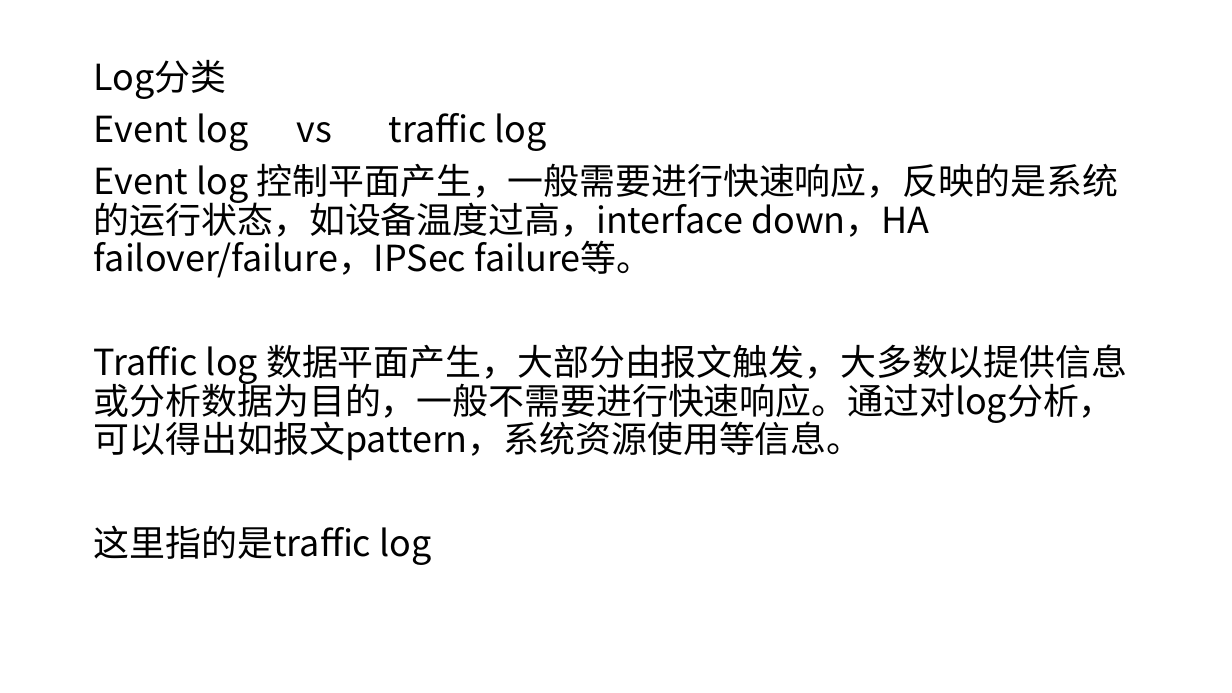
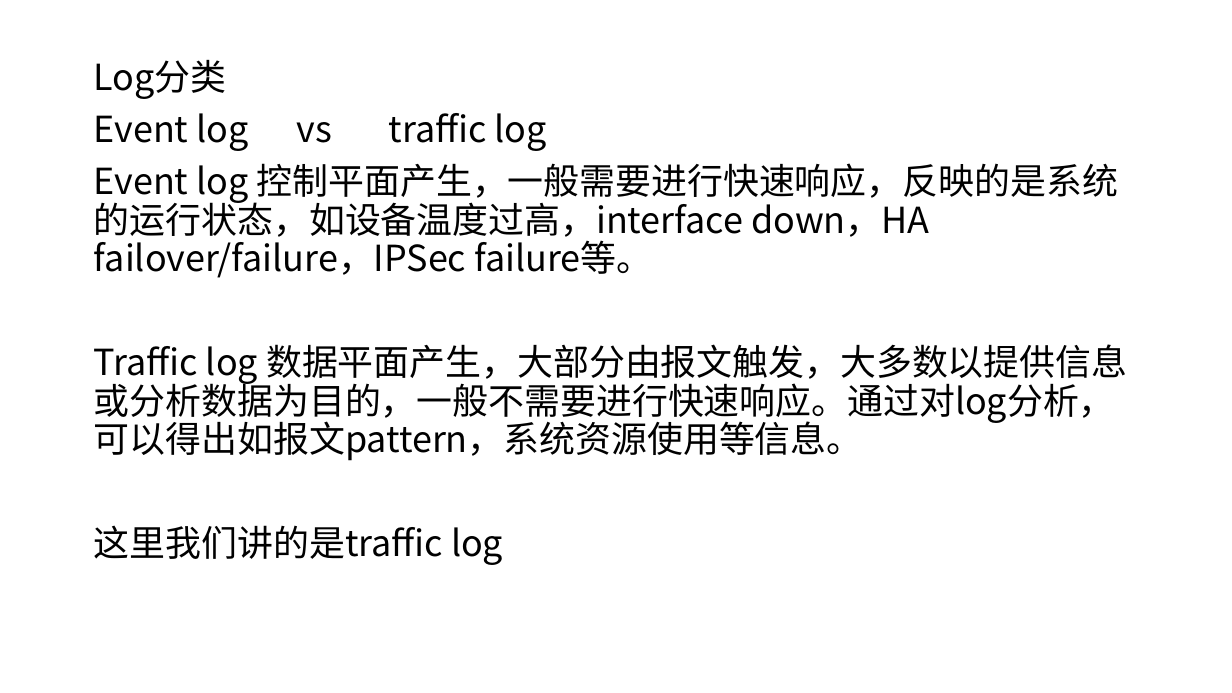
Before and after one commit to qicen/jw, a slide deck: slide 3 of log.pptx. Drawn at 1232x693 pixels with LibreOffice and Linux fonts; fonts in the diff are those of the drawing. Boxes give left, top, right and bottom in pixels: in the first picture for what was removed or moved away, otherwise in the second. Text is boxed around its words. In the diff, an @@ line names an element or a change of style, - is before the commit and + after.

```diff
--- a/log.pptx
+++ b/log.pptx
@@ text at [94,525,503,565]: text changed @@
-这里指的是traffic log
+这里我们讲的是traffic log
```
Also in this commit, not shown: 8 other slides changed, 5 slides added, 1 slide removed.
